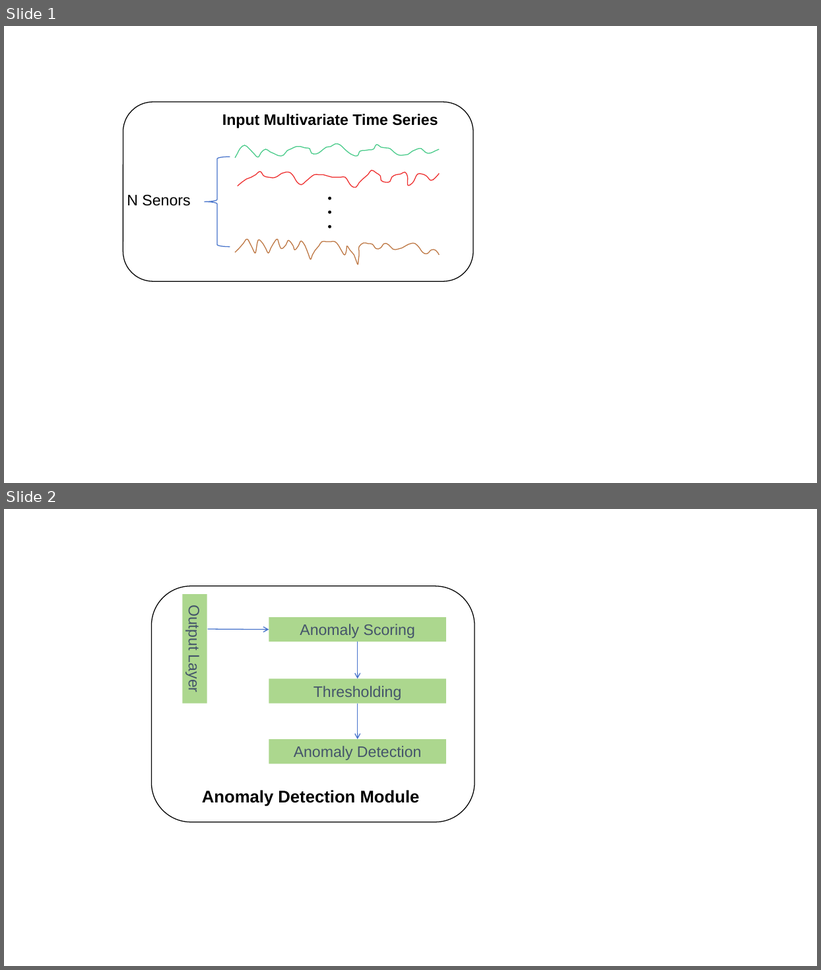
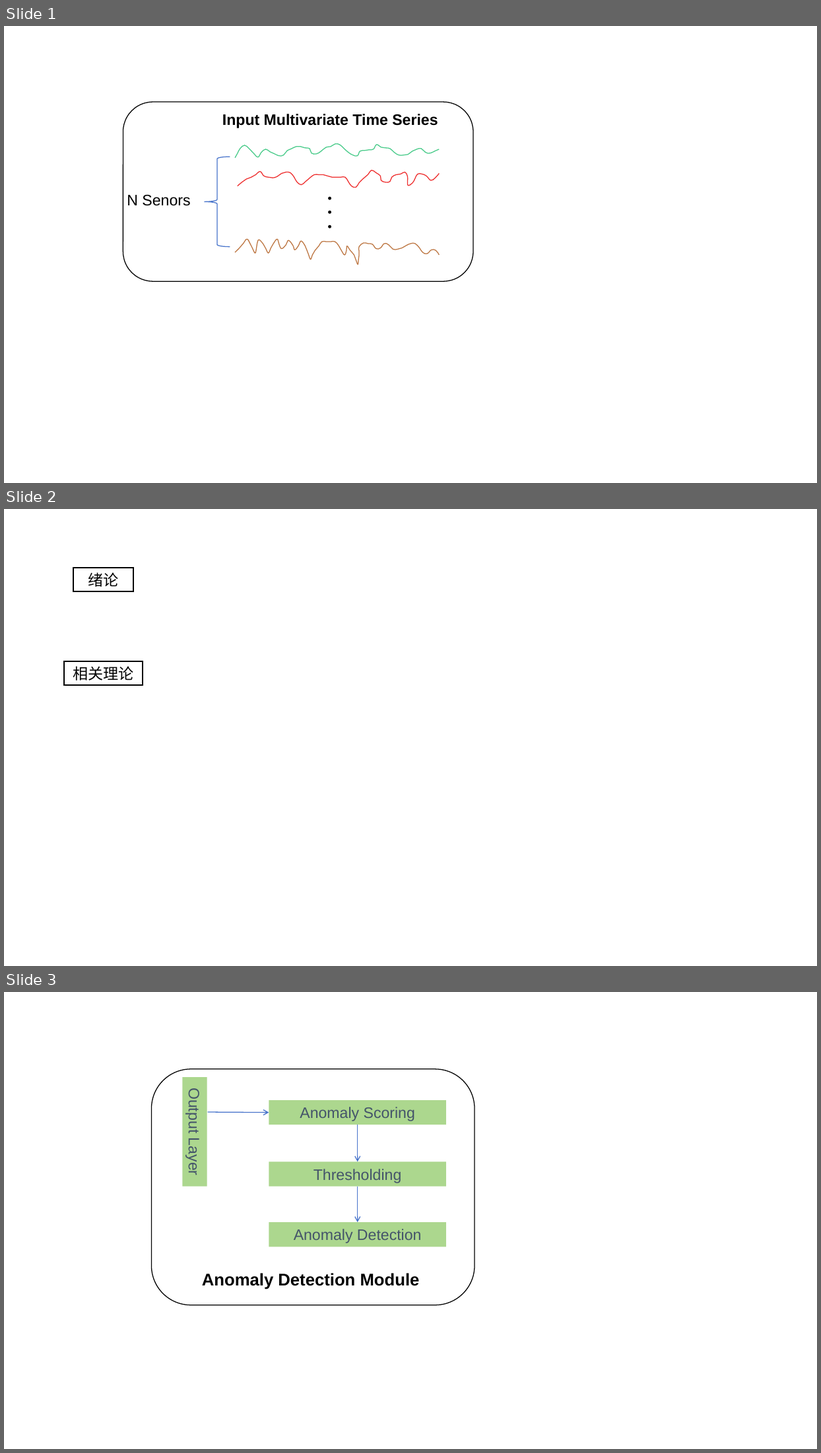
Before and after one commit to wuchenhu98/lunwen, a slide deck: 论文插图.pptx. Shown one above the other, each under a label of ours: slides 1 and 2 before the commit, slides 1, 2 and 3 after it. The pictures are 821x970 and 821x1453 pixels, drawn with LibreOffice and Linux fonts; fonts in the diff are those of the drawing. Boxes give left, top, right and bottom in pixels: in the first picture for what was removed or moved away, otherwise in the second. Text is boxed around its words. In the diff, an @@ line names an element or a change of style, - is before the commit and + after.

```diff
--- a/论文插图.pptx
+++ b/论文插图.pptx
@@ slide 2 added at <box>4,509,817,966</box>, background #FFFFFF @@
@@ rectangle added at <box>73,568,133,591</box>, outline #000000 1.5 pt, 18 pt, text #000000 @@
+绪论
@@ rectangle added at <box>64,661,143,685</box>, outline #000000 1.5 pt, 18 pt, text #000000 @@
+相关理论
@@ what was slide 2 is now slide 3 @@
```
Also in this commit, not shown: 1 other file.
